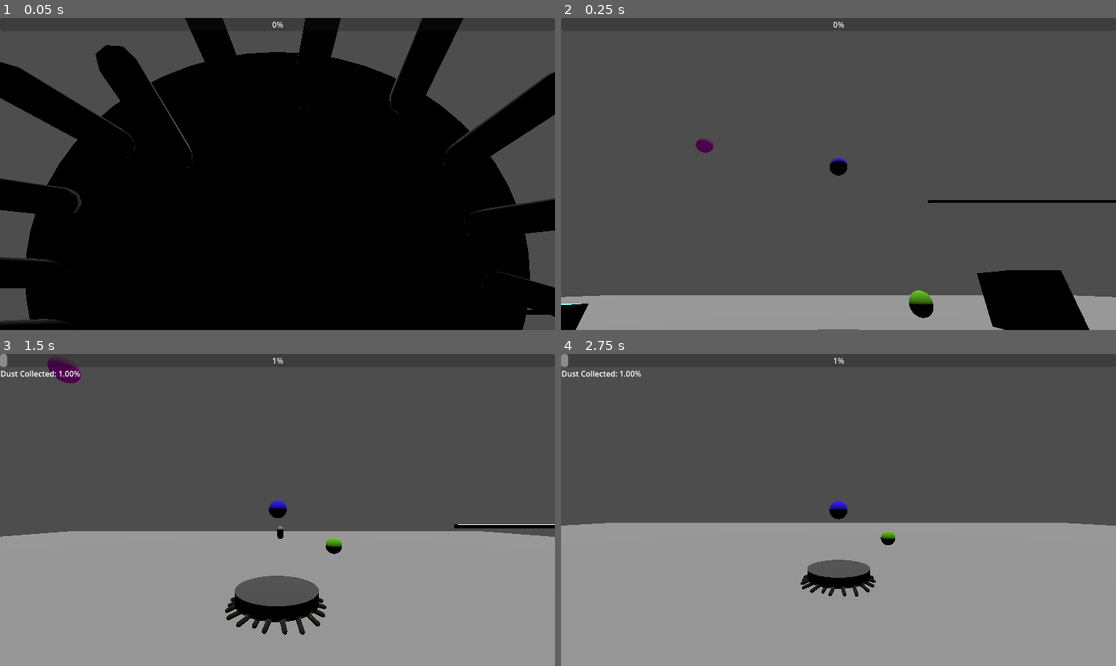
Above: before the commit, frames 1-4 (two rows, left to right).
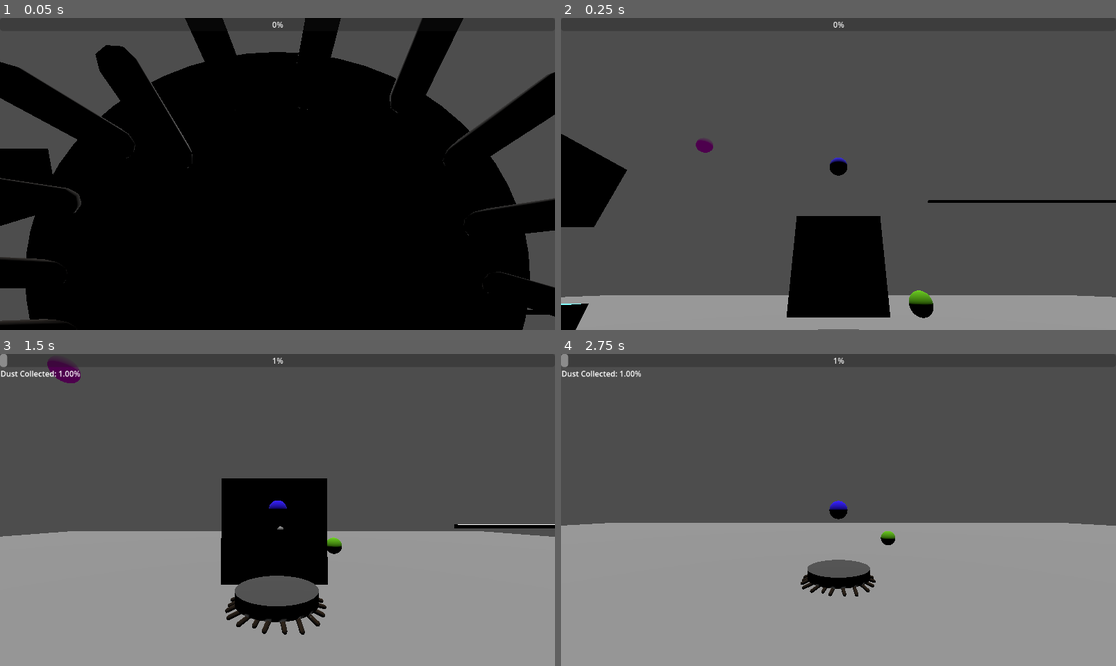
Above: after the commit, the same moments.

Repository: Jojo-5000/RoombaianaJones
Game: Godot game, scene res://level_1.tscn
Two runs of this game, one before a commit and one after it. Both use one fixed random seed, a clock stepped at 60 frames per second and the inputs below.
Inputs (mouse positions are in pixels of both pictures, inside the frame that each line leads up to):
- Up to frame 1 (0.05 s): no input
- Up to frame 2 (0.25 s): no input
- Up to frame 3 (1.5 s): move the mouse to (305, 510) at 0.52 s; press the mouse at (305, 510) at 0.53 s; hold Up (Up) from 0.53 s (still down); tap Space (Jump) at 0.77 s; move the mouse to (249, 510) at 1.27 s; release the mouse at (249, 510) at 1.28 s; tap E (shoot) at 1.35 s
- Up to frame 4 (2.75 s): keep holding Up (Up); tap Space (Jump) at 1.52 s; move the mouse to (849, 503) at 2.02 s; right-click (849, 503) at 2.1 s

The runs differ from the first frame. In frame 1, 1.1% of the frame differs, in the area x 0-10%, y 41-67%; in frame 2, 11%, in the area x 0-96%, y 37-100%; in frame 3, 6.0%; in frame 4, nothing differs.

Commit message:
Finished abilities (they work)

Diff:
--- /dev/null
+++ b/Roombaiana-Jones/area_3d.gd
@@ -0,0 +1,11 @@
+extends Area3D
+
+
+# Called when the node enters the scene tree for the first time.
+func _ready() -> void:
+	pass # Replace with function body.
+
+
+# Called every frame. 'delta' is the elapsed time since the previous frame.
+func _process(delta: float) -> void:
+	pass
--- a/Roombaiana-Jones/bullet.gd
+++ b/Roombaiana-Jones/bullet.gd
@@ -14,7 +14,6 @@
 	transform.origin += velocity * delta
 
 
-
 func _on_Shell_body_entered(body):
 	emit_signal("exploded", transform.origin)
 	queue_free()
--- a/Roombaiana-Jones/bullet.tscn
+++ b/Roombaiana-Jones/bullet.tscn
@@ -8,7 +8,7 @@
 radius = 0.144763
 height = 0.752531
 
-[node name="Bullet" type="Area3D"]
+[node name="Bullet" type="Area3D" groups=["Highpressure"]]
 script = ExtResource("1_tsmbp")
 
 [node name="MeshInstance3D" type="MeshInstance3D" parent="."]
--- /dev/null
+++ b/Roombaiana-Jones/erasablewall.gd
@@ -0,0 +1,16 @@
+extends StaticBody3D
+
+
+# Called when the node enters the scene tree for the first time.
+func _ready() -> void:
+	pass # Replace with function body.
+
+
+# Called every frame. 'delta' is the elapsed time since the previous frame.
+func _process(delta: float) -> void:
+	pass
+
+func _on_area_3d_area_entered(area: Area3D) -> void:
+	if (area.is_in_group("Highpressure")):
+		self.set_collision_layer_value(1, false)
+		hide()
--- /dev/null
+++ b/Roombaiana-Jones/erasablewall.tscn
@@ -0,0 +1,27 @@
+[gd_scene load_steps=5 format=3 uid="uid://b702ka77t6j6v"]
+
+[ext_resource type="Script" path="res://erasablewall.gd" id="1_w41ht"]
+
+[sub_resource type="BoxMesh" id="BoxMesh_pmi2s"]
+
+[sub_resource type="ConcavePolygonShape3D" id="ConcavePolygonShape3D_jhmrt"]
+data = PackedVector3Array(-0.5, 0.5, 0.5, 0.5, 0.5, 0.5, -0.5, -0.5, 0.5, 0.5, 0.5, 0.5, 0.5, -0.5, 0.5, -0.5, -0.5, 0.5, 0.5, 0.5, -0.5, -0.5, 0.5, -0.5, 0.5, -0.5, -0.5, -0.5, 0.5, -0.5, -0.5, -0.5, -0.5, 0.5, -0.5, -0.5, 0.5, 0.5, 0.5, 0.5, 0.5, -0.5, 0.5, -0.5, 0.5, 0.5, 0.5, -0.5, 0.5, -0.5, -0.5, 0.5, -0.5, 0.5, -0.5, 0.5, -0.5, -0.5, 0.5, 0.5, -0.5, -0.5, -0.5, -0.5, 0.5, 0.5, -0.5, -0.5, 0.5, -0.5, -0.5, -0.5, 0.5, 0.5, 0.5, -0.5, 0.5, 0.5, 0.5, 0.5, -0.5, -0.5, 0.5, 0.5, -0.5, 0.5, -0.5, 0.5, 0.5, -0.5, -0.5, -0.5, 0.5, 0.5, -0.5, 0.5, -0.5, -0.5, -0.5, 0.5, -0.5, 0.5, 0.5, -0.5, -0.5, -0.5, -0.5, -0.5)
+
+[sub_resource type="BoxShape3D" id="BoxShape3D_nxo60"]
+
+[node name="Erasablewall" type="StaticBody3D"]
+transform = Transform3D(0.04, 0, 0, 0, 1, 0, 0, 0, 1, 0, 0, 0)
+script = ExtResource("1_w41ht")
+
+[node name="MeshInstance3D" type="MeshInstance3D" parent="."]
+mesh = SubResource("BoxMesh_pmi2s")
+
+[node name="CollisionShape3D" type="CollisionShape3D" parent="."]
+shape = SubResource("ConcavePolygonShape3D_jhmrt")
+
+[node name="Area3D" type="Area3D" parent="."]
+
+[node name="CollisionShape3D" type="CollisionShape3D" parent="Area3D"]
+shape = SubResource("BoxShape3D_nxo60")
+
+[connection signal="area_entered" from="Area3D" to="." method="_on_area_3d_area_entered"]
--- a/Roombaiana-Jones/level_1.gd
+++ b/Roombaiana-Jones/level_1.gd
@@ -3,6 +3,9 @@
 @onready var pause_menu = $CanvasLayer/PauseMenu
 @onready var camera = $Character/RoombaianaJones/Camera3D  # Assuming your camera node is directly a child of Level1
 var paused = false
+
+func _ready():
+	pass
 
 func _process(delta):
 	# Handle pause/unpause with both Escape key or custom Pause action
--- a/Roombaiana-Jones/level_1.tscn
+++ b/Roombaiana-Jones/level_1.tscn
@@ -13,6 +13,7 @@
 [ext_resource type="PackedScene" uid="uid://duiq8m00p6fdi" path="res://game_controller.tscn" id="11_a0iho"]
 [ext_resource type="PackedScene" uid="uid://0o0bcv0sshsh" path="res://dust_area.tscn" id="12_n35o6"]
 [ext_resource type="PackedScene" uid="uid://cwu6wq31co236" path="res://hud.tscn" id="13_8y4c5"]
+[ext_resource type="PackedScene" uid="uid://b702ka77t6j6v" path="res://erasablewall.tscn" id="14_r5lr8"]
 
 [sub_resource type="PhysicsMaterial" id="PhysicsMaterial_5r6cw"]
 
@@ -111,7 +112,7 @@
 transform = Transform3D(1, 0, 0, 0, 1, 0, 0, 0, 1, -3.71697, 1.44974, 2.07079)
 
 [node name="Block1" parent="MovableBlocks" index="0" node_paths=PackedStringArray("followpoint")]
-transform = Transform3D(1, 0, 0, 0, 1, 0, 0, 0, 1, 0, 0.320838, 0)
+transform = Transform3D(1, 0, 0, 0, 1, 0, 0, 0, 1, 7.92667, 1.84447, -2.16489)
 followpoint = NodePath("../../Character/RoombaianaJones/Shootorigin")
 
 [node name="CanvasLayer" type="CanvasLayer" parent="."]
@@ -126,6 +127,9 @@
 
 [node name="HUD" parent="." instance=ExtResource("13_8y4c5")]
 
+[node name="Erasablewall" parent="." instance=ExtResource("14_r5lr8")]
+transform = Transform3D(0.000803028, 0, -5.37496, 0, 5.375, 0, 0.214998, 0, 0.0200757, 0, 3.00805, 10.202)
+
 [connection signal="body_entered" from="DoubleJumpUnlocker/DoubleJumpUnlockZone" to="DoubleJumpUnlocker/DoubleJumpUnlockZone" method="_on_body_entered"]
 
 [editable path="Character"]
--- a/Roombaiana-Jones/movable_blocks.tscn
+++ b/Roombaiana-Jones/movable_blocks.tscn
@@ -9,6 +9,8 @@
 
 [sub_resource type="BoxMesh" id="BoxMesh_1d3du"]
 material = SubResource("StandardMaterial3D_xyr5g")
+
+[sub_resource type="BoxShape3D" id="BoxShape3D_lt73a"]
 
 [node name="MovableBlocks" type="Node3D" groups=["movable_blocks"]]
 
@@ -21,3 +23,10 @@
 
 [node name="MeshInstance3D" type="MeshInstance3D" parent="Block1"]
 mesh = SubResource("BoxMesh_1d3du")
+
+[node name="Area3D" type="Area3D" parent="Block1"]
+
+[node name="CollisionShape3D" type="CollisionShape3D" parent="Block1/Area3D"]
+shape = SubResource("BoxShape3D_lt73a")
+
+[connection signal="area_entered" from="Block1/Area3D" to="Block1" method="_on_area_3d_area_entered"]
--- a/Roombaiana-Jones/movableblock.gd
+++ b/Roombaiana-Jones/movableblock.gd
@@ -6,22 +6,20 @@
 
 # Called when the node enters the scene tree for the first time.
 func _ready() -> void:
+
 	pass # Replace with function body.
-
 
 # Called every frame. 'delta' is the elapsed time since the previous frame.
 func _process(delta: float) -> void:
 	deltaglob = delta
 
-
-
-func catched(catchname: String):
-	print(catched)
-	if (name == catchname):
-		pull_towards_player(0.2)
-
-
 func pull_towards_player(pull_strength: float):
-	var direction = (followpoint.global_position - global_transform.origin).normalized()
+	var direction = (followpoint.global_position - global_transform.origin)
 	var motion = direction * pull_strength
 	apply_impulse(motion)
+
+func _on_area_3d_area_entered(area: Area3D) -> void:
+	if area.is_in_group("Whipability"):
+		print("caught!")
+		pull_towards_player(1.3)
+	pass
--- a/Roombaiana-Jones/project.godot
+++ b/Roombaiana-Jones/project.godot
@@ -14,6 +14,10 @@
 run/main_scene="res://level_1.tscn"
 config/features=PackedStringArray("4.3", "Forward Plus")
 config/icon="res://icon.svg"
+
+[global_group]
+
+Whipability=""
 
 [input]
 
--- a/Roombaiana-Jones/whipability.gd
+++ b/Roombaiana-Jones/whipability.gd
@@ -1,20 +1,11 @@
 extends Area3D
-
-signal exploded
 
 @export var whip_velocity = 40
 @export var g = Vector3.DOWN * 10
 
 var velocity = Vector3.ZERO
 
-
 func _physics_process(delta):
 	velocity += g * delta
 	look_at(transform.origin + velocity.normalized(), Vector3.UP)
 	transform.origin += velocity * delta
-
-
-
-func _on_Shell_body_entered(body):
-	emit_signal("exploded", transform.origin)
-	queue_free()
--- a/Roombaiana-Jones/whipability.tscn
+++ b/Roombaiana-Jones/whipability.tscn
@@ -11,7 +11,7 @@
 radius = 0.144763
 height = 0.752531
 
-[node name="Whipthing" type="Area3D"]
+[node name="Whipthing" type="Area3D" groups=["Whipability"]]
 script = ExtResource("1_3fenb")
 
 [node name="MeshInstance3D" type="MeshInstance3D" parent="."]
@@ -22,6 +22,3 @@
 [node name="CollisionShape3D" type="CollisionShape3D" parent="."]
 transform = Transform3D(1, 0, 0, 0, 1, 0, 0, 0, 1, 0, 0.640951, 0)
 shape = SubResource("CapsuleShape3D_4g1ne")
-
-[connection signal="area_entered" from="." to="." method="_on_area_entered"]
-[connection signal="body_entered" from="." to="." method="_on_body_entered"]
Not shown: 1 places in Roombaiana-Jones/level_1.tscn that only renumber resources
Not shown: 1 places in Roombaiana-Jones/movable_blocks.tscn that only renumber resources
